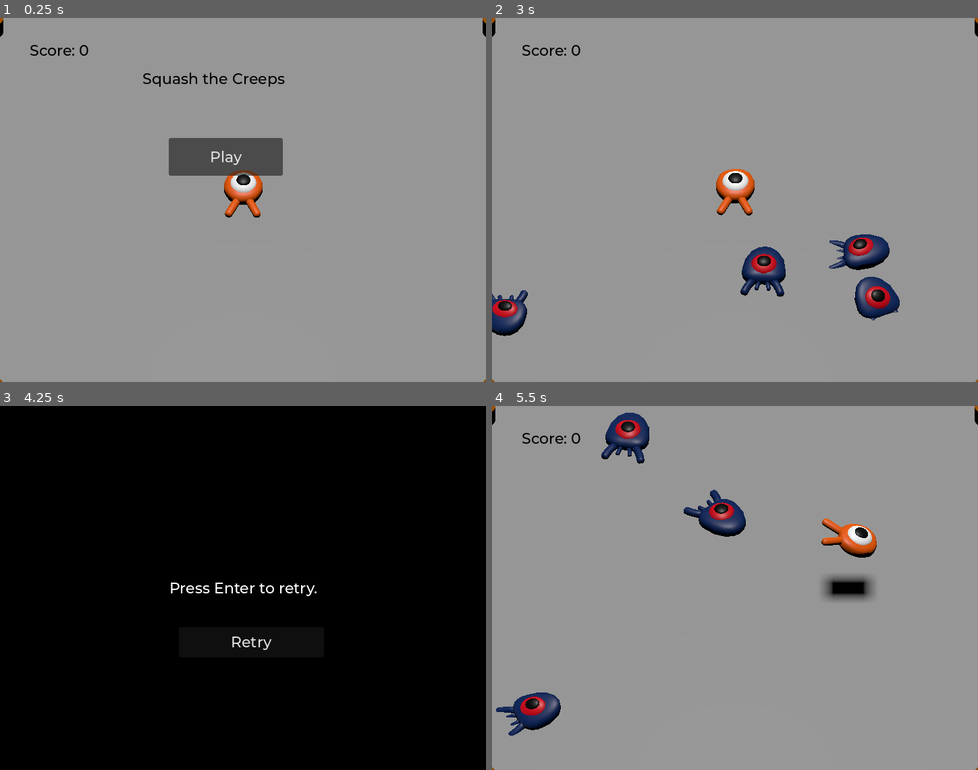
Above: before the commit, frames 1-4 (two rows, left to right).
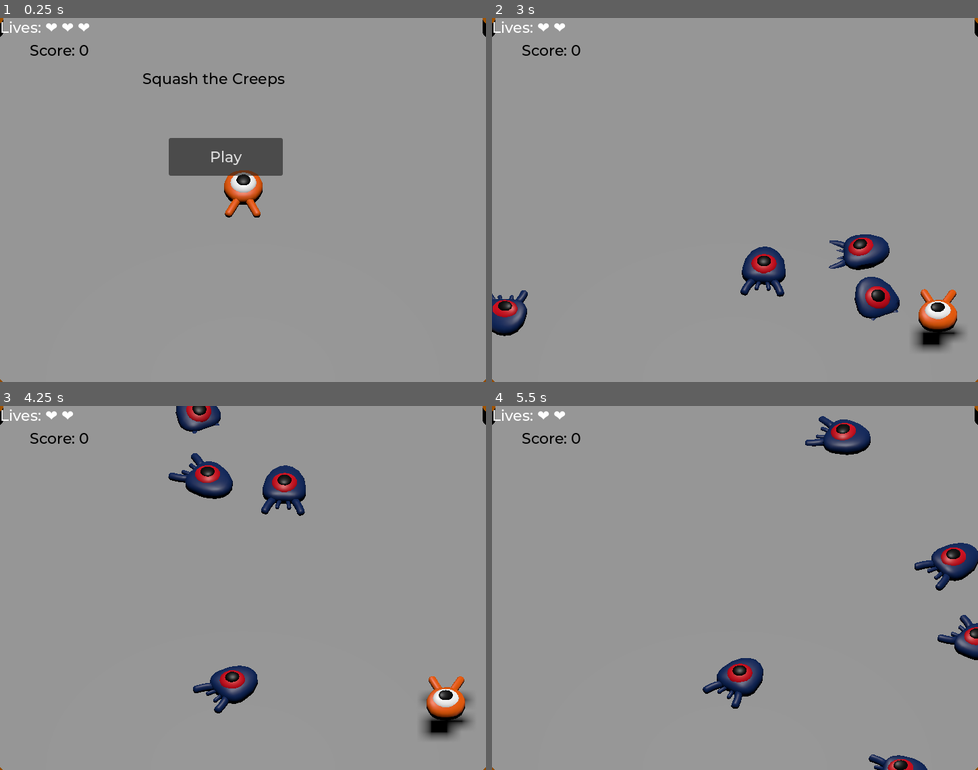
Above: after the commit, the same moments.

Repository: Ilesandres/godot-3d_squash_the_creeps_starter
Game: Godot game, scene res://main.tscn
Two runs of this game, one before a commit and one after it. Both use one fixed random seed, a clock stepped at 60 frames per second and the inputs below.
Inputs (mouse positions are in pixels of both pictures, inside the frame that each line leads up to):
- Up to frame 1 (0.25 s): no input
- Up to frame 2 (3 s): click "Play" at 0.5 s; hold Right (move_right) 1.28-2.03 s; tap Space (jump) at 1.35, 1.52, 1.82, 2.1, 2.27, 2.57 s; hold Down (move_back) 2.03-2.75 s; click (744, 254) at 2.75 s, where only the run before the commit has a clickable "Retry"
- Up to frame 3 (4.25 s): click (252, 642) at 3.5 s, where only the run before the commit has a clickable "Retry"
- Up to frame 4 (5.5 s): click (744, 642) at 4.25 s, where only the run before the commit has a clickable "Retry"; hold Right (move_right) from 5.03 s (still down); tap Space (jump) at 5.1 s

The runs differ from the first frame. In frame 1, 0.2% of the frame differs, in the area x 0-19%, y 0-5%; in frame 2, 2.1%; in frame 3, 99%, in the area x 0-100%, y 0-100%; in frame 4, 7.9%.

Commit message:
agregar vidas

Diff:
--- /dev/null
+++ b/lives_label.gd
@@ -0,0 +1,17 @@
+extends Label
+
+var current_lives = 0
+
+# Función que será llamada desde player.gd
+func update_lives(new_lives: int):
+	current_lives = new_lives
+
+	# Creamos una representación visual con corazones
+	var hearts_string = ""
+	for i in range(current_lives):
+		hearts_string += "❤️ "
+
+	# Asigna el texto a la etiqueta
+	text = "Lives: " + hearts_string
+
+# ¡FUNCIÓN reset_lives() ELIMINADA!ww
--- a/main.gd
+++ b/main.gd
@@ -6,6 +6,7 @@
 @onready var start_menu = $UI_Manager/StartMenu
 @onready var game_over_screen = $UI_Manager/GameOverScreen
 @onready var mob_timer = $MobTimer
+@onready var lives_label = $UI_Manager/LivesLabel
 
 var player: CharacterBody3D
 
@@ -49,6 +50,11 @@
 
 	player.hit.connect(_on_player_hit)
 
+	player.lives_changed.connect(lives_label.update_lives)
+
+	if is_instance_valid(player):
+		player.reset_health()
+
 	player.position = $Ground.position + Vector3(0, 1, 0)
 
 func _on_play_button_pressed():
@@ -66,11 +72,21 @@
 	mob.squashed.connect($UI_Manager/ScoreLabel._on_mob_squashed.bind())
 
 func _on_player_hit():
-	end_game()
+
+	if is_instance_valid(player):
+
+		get_tree().call_group("mobs", "queue_free")
+
+		player.stop_movement()
+
+
+		mob_timer.start()
+	else:
+
+		end_game()
 
 func _on_retry_button_pressed():
 	spawn_player()
-
 	start_game()
 
 func _unhandled_input(event):
--- a/main.tscn
+++ b/main.tscn
@@ -1,10 +1,11 @@
-[gd_scene load_steps=12 format=3 uid="uid://2wap0283yk0r"]
+[gd_scene load_steps=13 format=3 uid="uid://2wap0283yk0r"]
 
 [ext_resource type="Script" uid="uid://cc8n3086pvl18" path="res://main.gd" id="1_0xm2m"]
 [ext_resource type="PackedScene" uid="uid://ceuu150fmggvr" path="res://player.tscn" id="1_ig7tw"]
 [ext_resource type="PackedScene" uid="uid://defdm2qdva75q" path="res://mob.tscn" id="2_h2yge"]
 [ext_resource type="FontFile" uid="uid://cyxhh7ddkn62q" path="res://fonts/Montserrat-Medium.ttf" id="4_lquwl"]
 [ext_resource type="Script" uid="uid://3fi1roo3igd7" path="res://scoreLabel.gd" id="5_7mycd"]
+[ext_resource type="Script" uid="uid://c86qp6g1uqgox" path="res://lives_label.gd" id="6_7mycd"]
 
 [sub_resource type="BoxShape3D" id="BoxShape3D_7dm0k"]
 size = Vector3(60, 2, 60)
@@ -50,8 +51,6 @@
 transform = Transform3D(-4.3711392e-08, 1.0000001, 4.3711392e-08, 0, -4.3711392e-08, 1.0000001, 1.0000001, 4.3711392e-08, 1.9106857e-15, 0, 20, 0)
 shadow_enabled = true
 
-[node name="Player" parent="." instance=ExtResource("1_ig7tw")]
-
 [node name="CameraPivot" type="Marker3D" parent="."]
 transform = Transform3D(1, 0, 0, 0, 0.70710677, 0.70710677, 0, -0.70710677, 0.70710677, 0, 0, 0)
 
@@ -82,7 +81,7 @@
 curve = SubResource("Curve3D_0xm2m")
 
 [node name="SpawnLocation" type="PathFollow3D" parent="SpawnPath"]
-transform = Transform3D(-0.99989194, 0, 0.014597265, 0, 1, 0, -0.014597265, 0, -0.99989194, -12.837369, 0, -12.316885)
+transform = Transform3D(-0.9998915, 0, 0.0145972585, 0, 1, 0, -0.0145972585, 0, -0.9998915, -12.837369, 0, -12.316885)
 
 [node name="MobTimer" type="Timer" parent="."]
 wait_time = 0.5
@@ -176,7 +175,12 @@
 offset_bottom = 373.0
 text = "Retry"
 
-[connection signal="hit" from="Player" to="." method="_on_player_hit"]
+[node name="LivesLabel" type="Label" parent="UI_Manager"]
+layout_mode = 0
+offset_right = 40.0
+offset_bottom = 28.0
+script = ExtResource("6_7mycd")
+
 [connection signal="timeout" from="MobTimer" to="." method="_on_timer_timeout"]
 [connection signal="timeout" from="MobTimer" to="." method="_on_mob_timer_timeout"]
 [connection signal="pressed" from="UI_Manager/StartMenu/PlayButton" to="." method="_on_play_button_pressed"]
--- a/mob.gd
+++ b/mob.gd
@@ -1,6 +1,5 @@
 extends CharacterBody3D
 
-# Minimum speed of the mob in meters per second.
 @export var min_speed = 10
 # Maximum speed of the mob in meters per second.
 @export var max_speed = 18
--- a/player.gd
+++ b/player.gd
@@ -1,22 +1,41 @@
 extends CharacterBody3D
 
 signal hit
+signal lives_changed(new_lives)
 
-# How fast the player moves in meters per second
+@export var max_lives: int = 3
+var current_lives: int = 0
 @export var speed = 14
-# The downward acceleration while in the air, in meters per second squared.
 @export var fall_acceleration = 75
-# Vertical impulse applied to the character upon jumping in meters per second.
 @export var jump_impulse = 20
-# Vertical impulse applied to the character upon bouncing over a mob
-# in meters per second.
 @export var bounce_impulse = 16
+
 
 var target_velocity = Vector3.ZERO
 
+func _ready():
+	reset_health()
+
+func stop_movement():
+	target_velocity = Vector3.ZERO
+	velocity = Vector3.ZERO
+
+func reset_health():
+	current_lives = max_lives
+	lives_changed.emit(current_lives)
+
+func lose_life():
+	current_lives -= 1
+	lives_changed.emit(current_lives)
+
+	if current_lives <= 0:
+		hit.emit()
+		die()
+	else:
+		hit.emit()
+
 
 func _physics_process(delta):
-	# We create a local variable to store the input direction
 	var direction = Vector3.ZERO
 	if direction != Vector3.ZERO:
 		#...
@@ -24,67 +43,48 @@
 	else:
 		$AnimationPlayer.speed_scale = 1
 
-	# We check for each move input and update the direction accordingly
 	if Input.is_action_pressed("move_right"):
 		direction.x = direction.x + 1
 	if Input.is_action_pressed("move_left"):
 		direction.x = direction.x - 1
 	if Input.is_action_pressed("move_back"):
-		# Notice how we are working with the vector's x and z axes.
-		# In 3D, the XZ plane is the ground plane.
 		direction.z = direction.z + 1
 	if Input.is_action_pressed("move_forward"):
 		direction.z = direction.z - 1
 
-	# Prevent diagonal moving fast af
 	if direction != Vector3.ZERO:
 		direction = direction.normalized()
-		# Setting the basis property will affect the rotation of the node.
 		$Pivot.basis = Basis.looking_at(direction)
 
-	# Ground Velocity
 	target_velocity.x = direction.x * speed
 	target_velocity.z = direction.z * speed
 
-	# Vertical Velocity
-	if not is_on_floor(): # If in the air, fall towards the floor. Literally gravity
+	if not is_on_floor():
 		target_velocity.y = target_velocity.y - (fall_acceleration * delta)
 
-	# Jumping.
 	if is_on_floor() and Input.is_action_just_pressed("jump"):
 		target_velocity.y = jump_impulse
 
-	# Iterate through all collisions that occurred this frame
-	# in C this would be for(int i = 0; i < collisions.Count; i++)
 	for index in range(get_slide_collision_count()):
-		# We get one of the collisions with the player
 		var collision = get_slide_collision(index)
 
-		# If the collision is with ground
 		if collision.get_collider() == null:
 			continue
 
-		# If the collider is with a mob
 		if collision.get_collider().is_in_group("mob"):
 			var mob = collision.get_collider()
-			# we check that we are hitting it from above.
 			if Vector3.UP.dot(collision.get_normal()) > 0.1:
-				# If so, we squash it and bounce.
 				mob.squash()
 				target_velocity.y = bounce_impulse
-				# Prevent further duplicate calls.
 				break
 
-	# Moving the Character
 	velocity = target_velocity
 	move_and_slide()
 	$Pivot.rotation.x = PI / 6 * velocity.y / jump_impulse
 
 
-# And this function at the bottom.
 func die():
-	hit.emit()
 	queue_free()
 
 func _on_mob_detector_body_entered(body):
-	die()
+	lose_life()
--- a/scoreLabel.gd
+++ b/scoreLabel.gd
@@ -3,7 +3,6 @@
 var score = 0
 
 func _ready() -> void:
-	# Asegúrate de que el score se muestre correctamente al inicio
 	text = "Score: %s" % score
 
 func reset_score():
Not shown, added: lives_label.gd.uid
